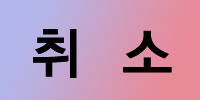
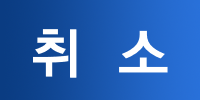
Two versions of the same layered image (200 × 100). Layer-by-layer changes:
painted on "취 소" over [33, 29, 172, 78]
painted on "레이어 1" over [0, 0, 200, 100]
